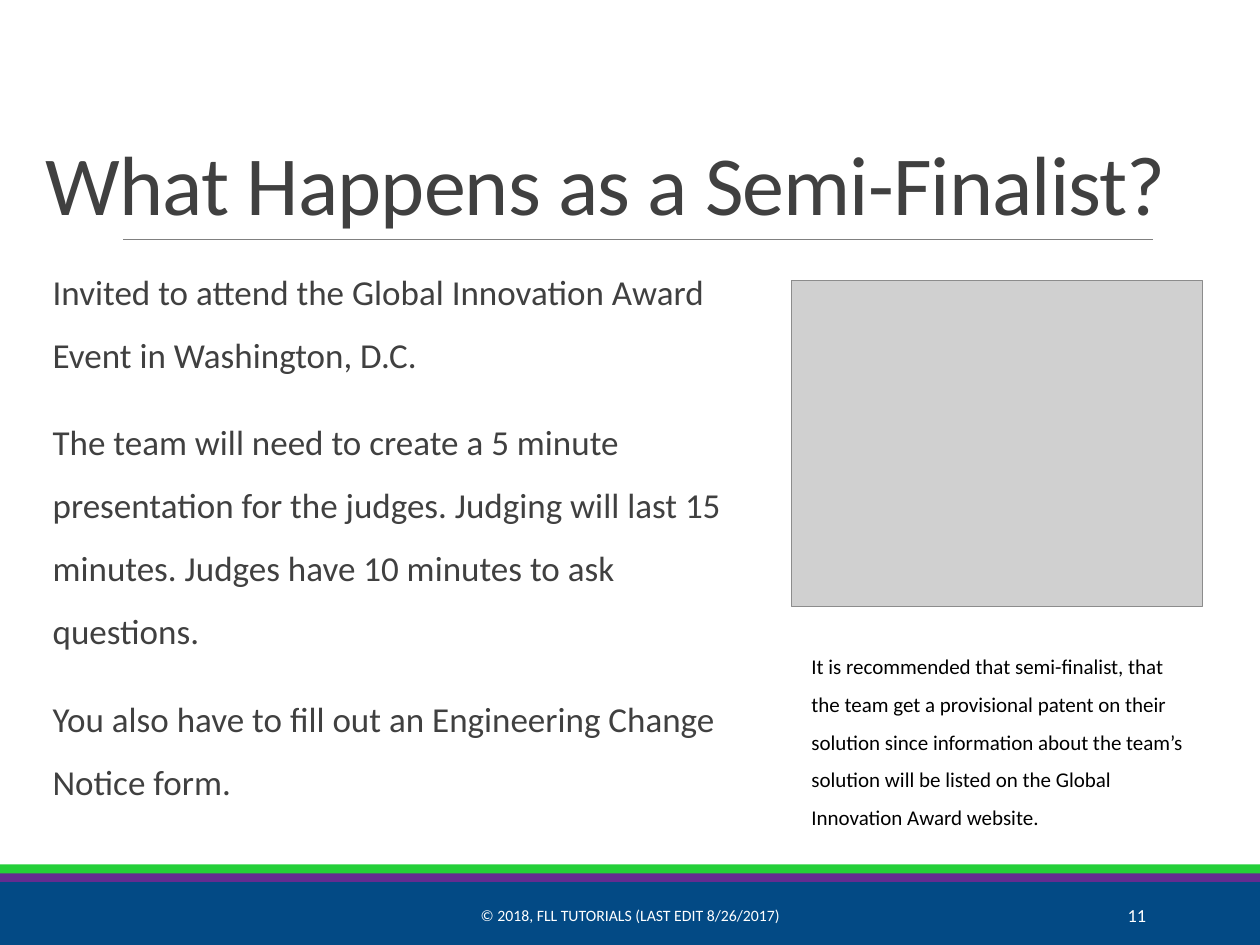
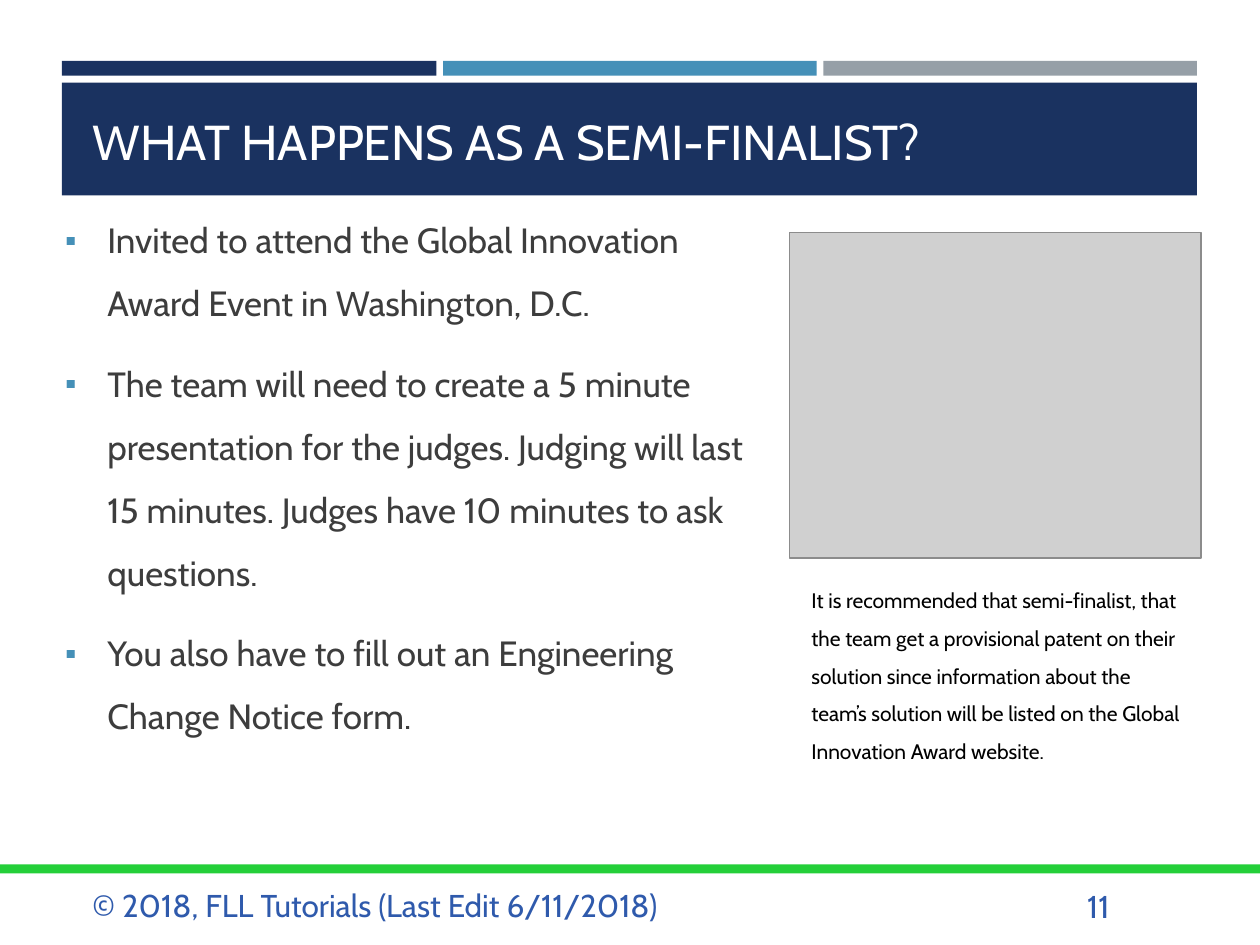
Before and after one commit to ev3lessons/FLL-Tutorials, a slide deck: slide 11 of translations/en-us/Project/GlobalInnovationAward.pptx. Drawn at 1260x945 pixels with LibreOffice and Linux fonts; fonts in the diff are those of the drawing; grey boxes stand for pictures. Boxes give left, top, right and bottom in pixels: in the first picture for what was removed or moved away, otherwise in the second. Text is boxed around its words. In the diff, an @@ line names an element or a change of style, - is before the commit and + after.

```diff
--- a/translations/en-us/Project/GlobalInnovationAward.pptx
+++ b/translations/en-us/Project/GlobalInnovationAward.pptx
@@ rectangle added at [62,60,436,76], fill #1A3260 @@
@@ rectangle added at [62,83,1197,195], fill #1A3260 @@
@@ rectangle added at [444,60,816,76], fill #4590B8 @@
@@ rectangle added at [824,60,1197,76], fill #969FA7 @@
@@ title at [93,123,920,161]: text changed; size 48 to 28 pt; font Calibri to Cabin; text colour #404040 to #FFFFFF @@
-What Happens as a Semi-Finalist?
+WHAT HAPPENS AS A SEMI-FINALIST?
@@ text "Invited to attend the Global ...": place and size @@
-text "Invited to attend the Global ..." at [53,280,720,796]
+text "Invited to attend the Global ..." at [107,226,742,738]
@@ text "Invited to attend the Global ..." at [107,226,742,738]: font Calibri to Cabin, text colour #404040 to #3D3D3D; bullet none to ▪; less space between paragraphs @@
@@ line removed from (123, 239) to (1153, 239) @@
@@ picture: place and size @@
-picture at [791,281,1202,606]
+picture at [790,233,1201,558]
@@ text "It is recommended that semi-finalist, ...": place and size @@
-text "It is recommended that semi-finalist, ..." at [811,659,1182,825]
+text "It is recommended that semi-finalist, ..." at [811,592,1179,760]
@@ text "It is recommended that semi-finalist, ..." at [811,592,1179,760]: font Calibri to Cabin @@
@@ rectangle removed at [0,882,1260,945] @@
@@ rectangle removed at [0,873,1260,882] @@
@@ text "© 2018, FLL Tutorials (Last ..." at [122,893,658,922]: vertical alignment middle to top @@
@@ text at [122,893,658,922]: text changed; size 9 to 18 pt; font Calibri to Cabin; text colour #FFFFFF to #2F5AAC @@
-© 2018, FLL TUTORIALS (LAST EDIT 8/26/2017)
+© 2018, FLL Tutorials (Last Edit 6/11/2018)
@@ page number: place and size @@
-page number at [1128,910,1147,922]
+page number at [1087,896,1109,918]
@@ page number at [1087,896,1109,918]: size 10.5 to 18 pt, font Calibri to Cabin, text colour #FFFFFF to #2F5AAC; alignment right to left; vertical alignment middle to top @@
```
Also in this commit, not shown: 15 other slides changed, 10 other files.
